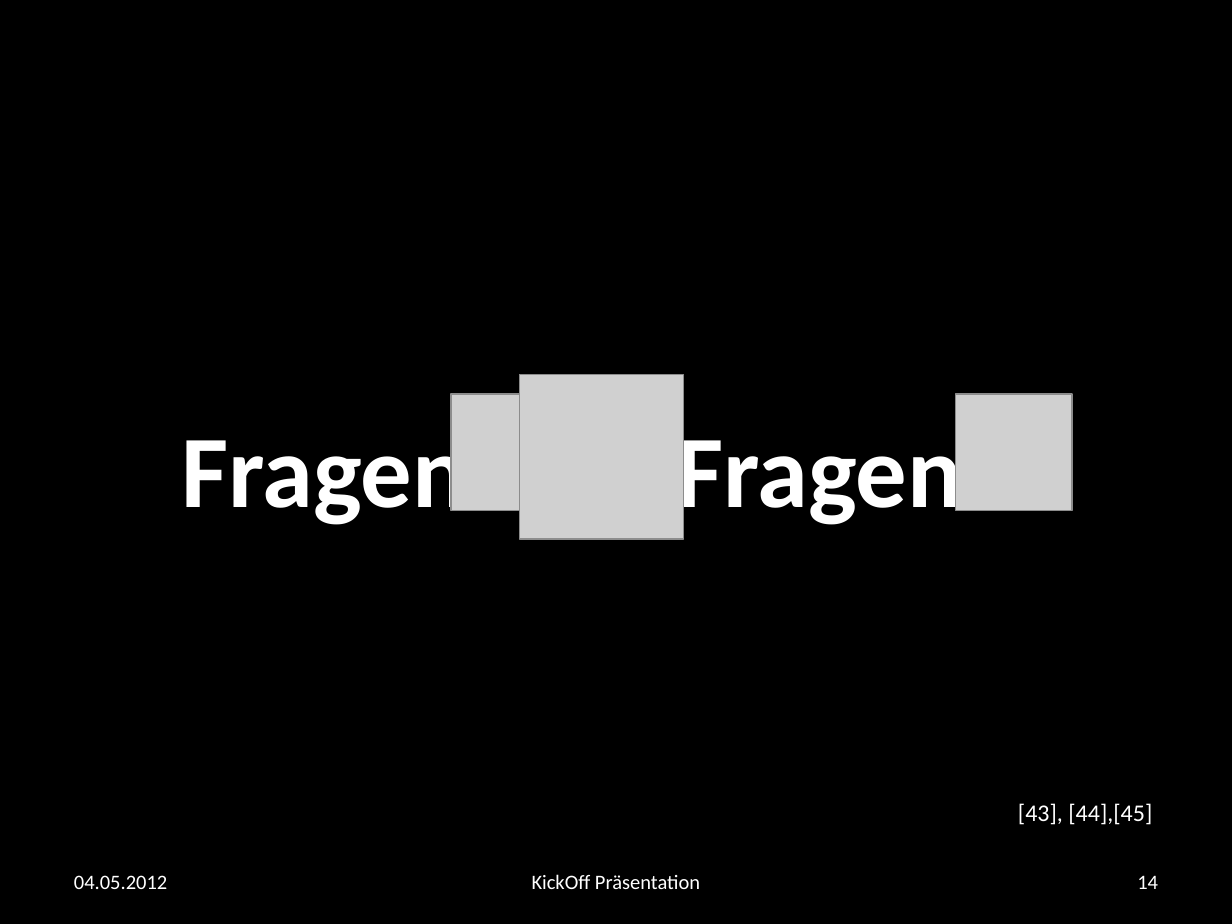
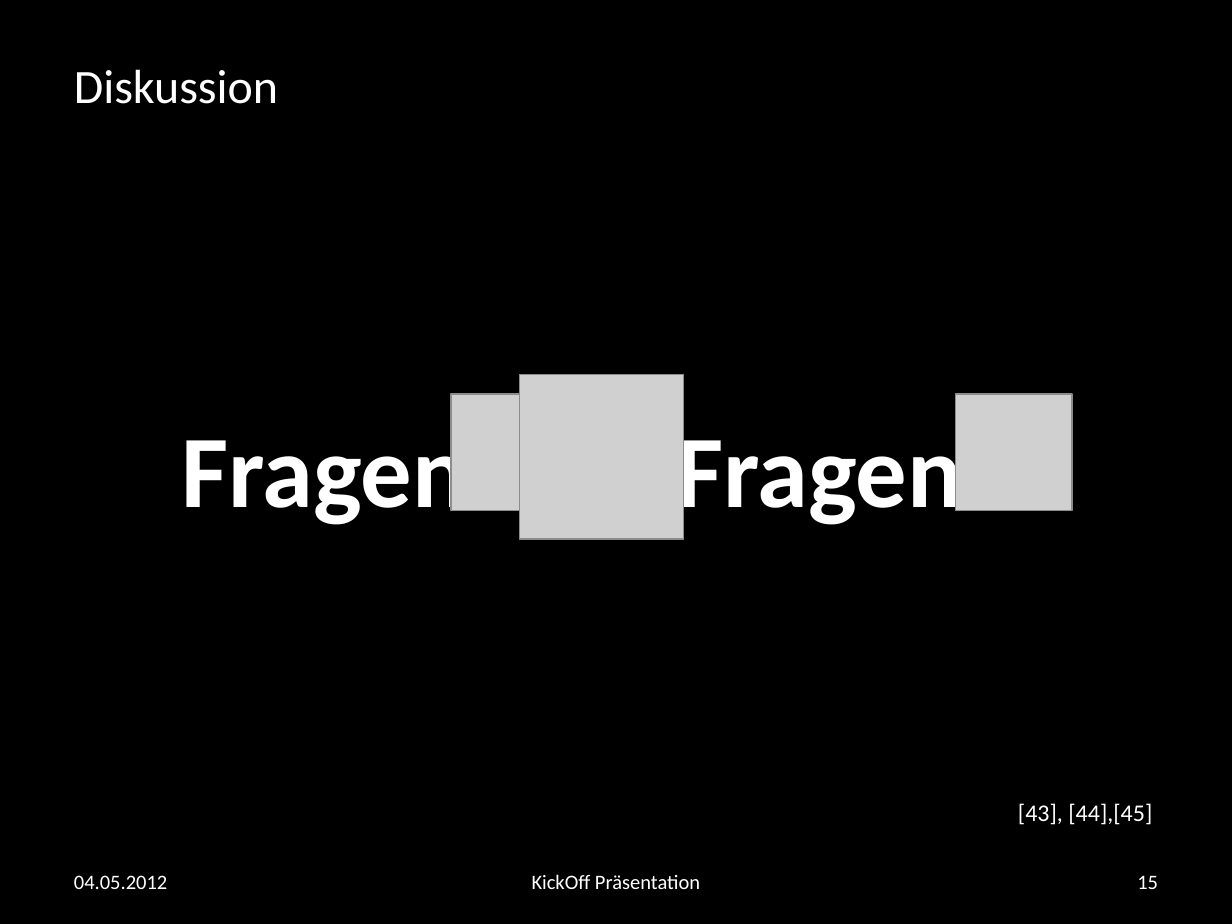
Before and after one commit to andreasnuesslein/swp_kp2_2012_gruppe1, a slide deck: slide 15 of KickOff-Praesentation/vorlage.pptx (slide 14 before the commit). Drawn at 1232x924 pixels with LibreOffice and Linux fonts; fonts in the diff are those of the drawing; grey boxes stand for pictures; background and template pictures are left out. Boxes give left, top, right and bottom in pixels: in the first picture for what was removed or moved away, otherwise in the second. Text is boxed around its words. In the diff, an @@ line names an element or a change of style, - is before the commit and + after.

```diff
--- a/KickOff-Praesentation/vorlage.pptx
+++ b/KickOff-Praesentation/vorlage.pptx
@@ title added at [74,69,278,104], 28 pt, text #FFFFFF @@
+Diskussion
@@ page number at [1137,875,1158,889]: text changed @@
-14
+15
```
Also in this commit, not shown: 10 other slides changed, 1 slide added, 1 other file.
